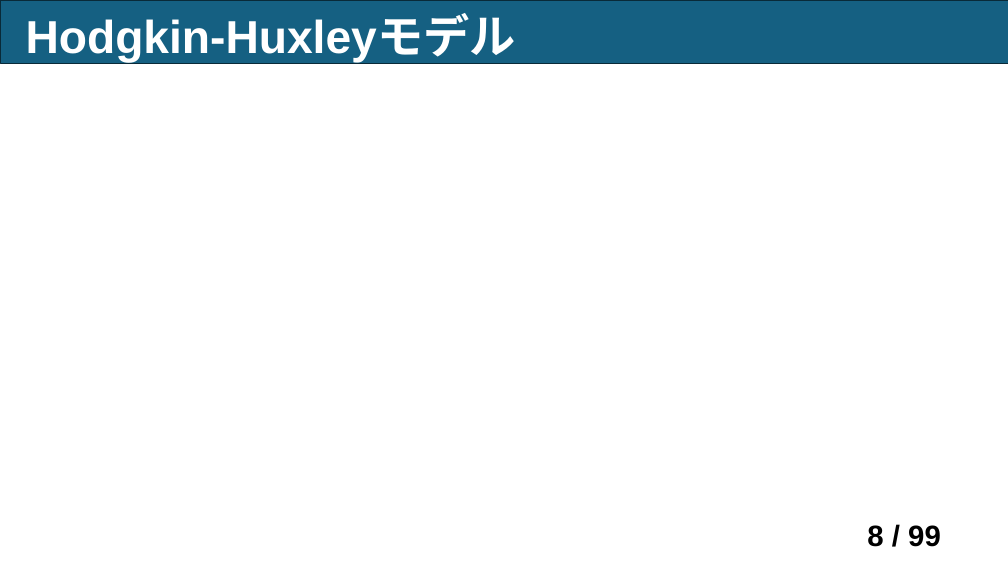
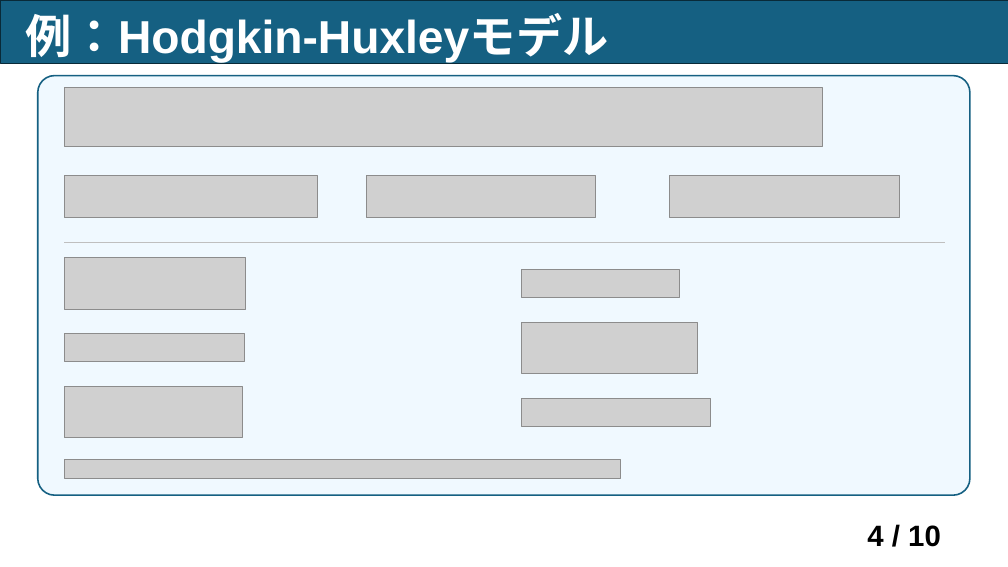
Before and after one commit to bcl-group/2703-yamashita-bashelor-thesis, a slide deck: slide 4 of 卒論/卒論スライド.pptx (slide 8 before the commit). Drawn at 1008x567 pixels with LibreOffice and Linux fonts; fonts in the diff are those of the drawing; grey boxes stand for pictures. Boxes give left, top, right and bottom in pixels: in the first picture for what was removed or moved away, otherwise in the second. Text is boxed around its words. In the diff, an @@ line names an element or a change of style, - is before the commit and + after.

```diff
--- a/卒論/卒論スライド.pptx
+++ b/卒論/卒論スライド.pptx
@@ title at (x1=26, y1=13, x2=609, y2=65): text changed @@
-Hodgkin-Huxleyモデル
+例：Hodgkin-Huxleyモデル
@@ rounded rectangle added at (x1=38, y1=76, x2=970, y2=495), fill #F0F9FF, outline #156082 1.5 pt @@
@@ picture added at (x1=64, y1=88, x2=823, y2=147) @@
@@ picture added at (x1=64, y1=175, x2=317, y2=218) @@
@@ picture added at (x1=367, y1=175, x2=595, y2=218) @@
@@ picture added at (x1=669, y1=175, x2=900, y2=218) @@
@@ line added from (64, 242) to (945, 242), #BFBFBF 0.75 pt @@
@@ picture added at (x1=64, y1=258, x2=246, y2=309) @@
@@ picture added at (x1=522, y1=270, x2=680, y2=298) @@
@@ picture added at (x1=522, y1=322, x2=698, y2=373) @@
@@ picture added at (x1=64, y1=334, x2=244, y2=362) @@
@@ picture added at (x1=64, y1=386, x2=242, y2=438) @@
@@ picture added at (x1=522, y1=399, x2=711, y2=426) @@
@@ picture added at (x1=64, y1=460, x2=621, y2=479) @@
@@ page number at (x1=867, y1=525, x2=941, y2=547): text changed @@
-8 / 99
+4 / 10
```
Also in this commit, not shown: 4 other slides changed, 3 slides added, 2 slides removed, 17 other files.
